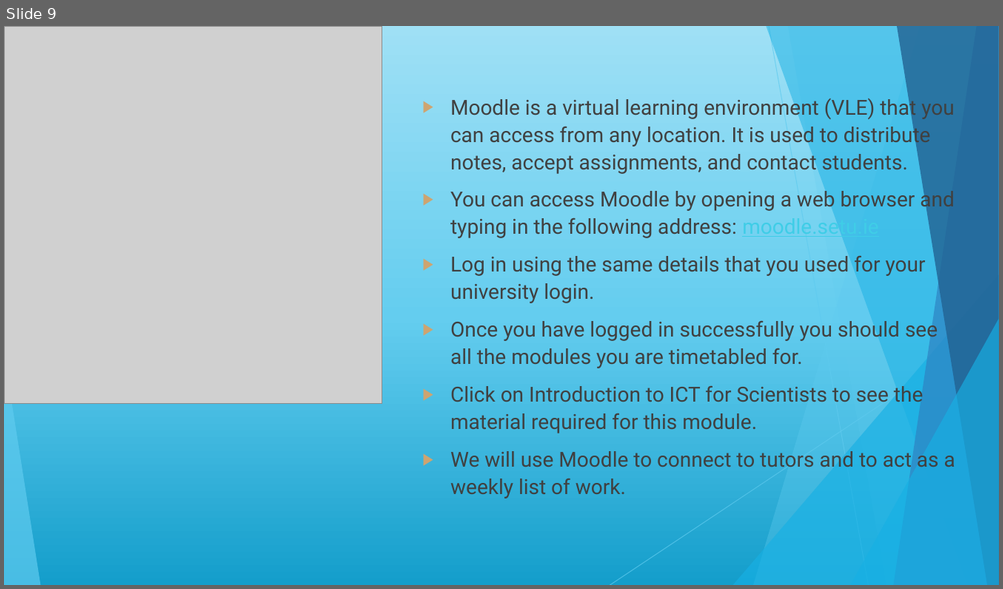
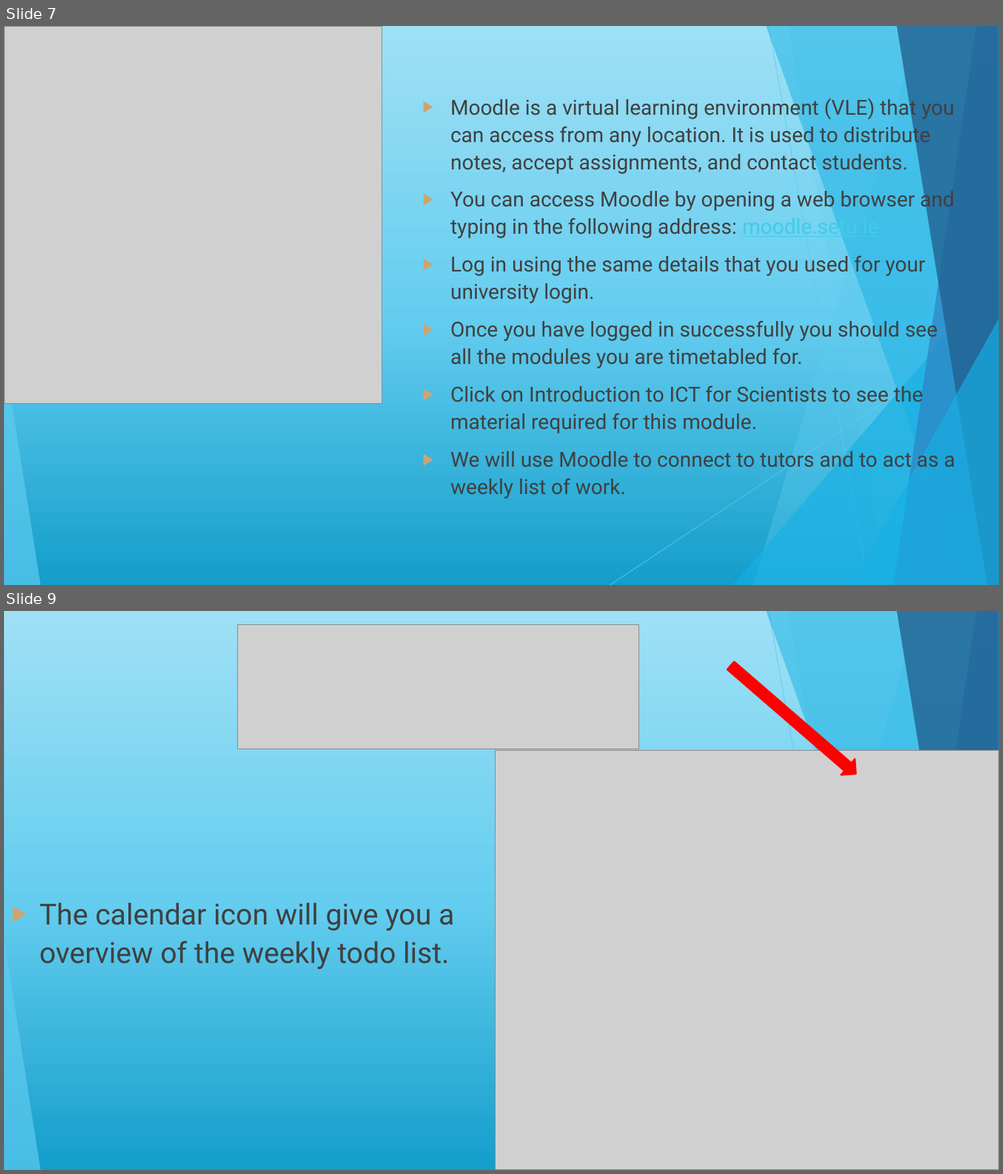
Before and after one commit to maireadmeagher/ICT-25, a slide deck: topic01-introduction-to-ICT/unit-1/talk-1/a-intro.pptx. Shown one above the other, each under a label of ours: slide 9 before the commit, slides 7 and 9 after it; the slides between them are not shown. The pictures are 1003x589 and 1003x1174 pixels, drawn with LibreOffice and Linux fonts; fonts in the diff are those of the drawing; grey boxes stand for pictures. Boxes give left, top, right and bottom in pixels: in the first picture for what was removed or moved away, otherwise in the second. Text is boxed around its words. In the diff, an @@ line names an element or a change of style, - is before the commit and + after.

Commit message:
update topic 01 slides - lab todo

```diff
--- a/topic01-introduction-to-ICT/unit-1/talk-1/a-intro.pptx
+++ b/topic01-introduction-to-ICT/unit-1/talk-1/a-intro.pptx
@@ slide 9 added at (4, 611, 999, 1170), background gradient #149ECB to #64CDEF to #9FE0F5; not listed: 10 template elements that a slide beside it also shows @@
@@ picture added at (238, 624, 639, 749) @@
@@ left arrow added at (724, 658, 863, 782), fill #FF0000, outline #FF0000 1.5 pt @@
@@ picture added at (495, 751, 999, 1170) @@
@@ text added at (40, 903, 454, 970), 28 pt, text #404040 @@
+▶ The calendar icon will give you a overview of the weekly todo list.
@@ what was slide 9 is now slide 7 @@
```
Also in this commit, not shown: 3 slides changed, 1 other slide added, 2 slides removed, 2 other files.
